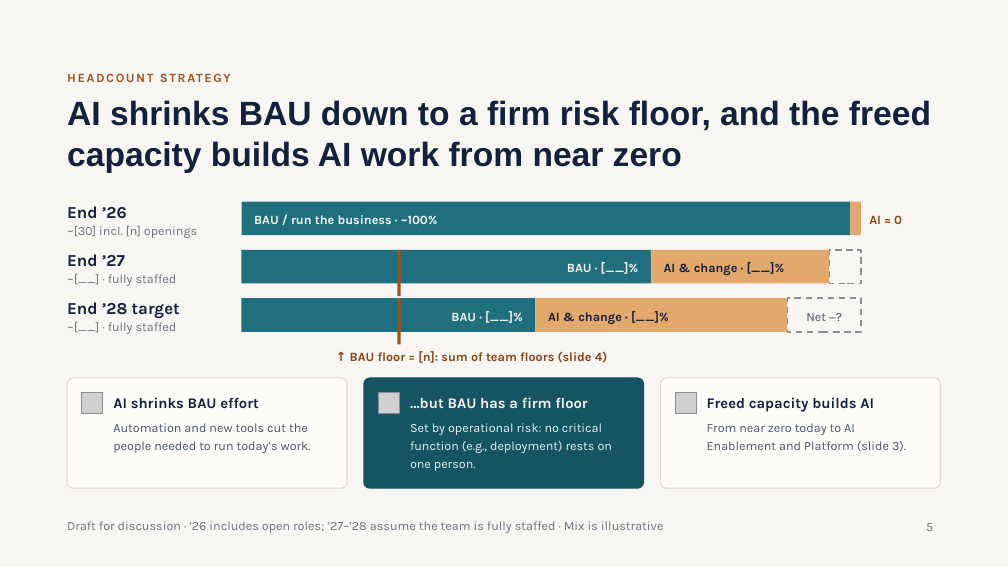
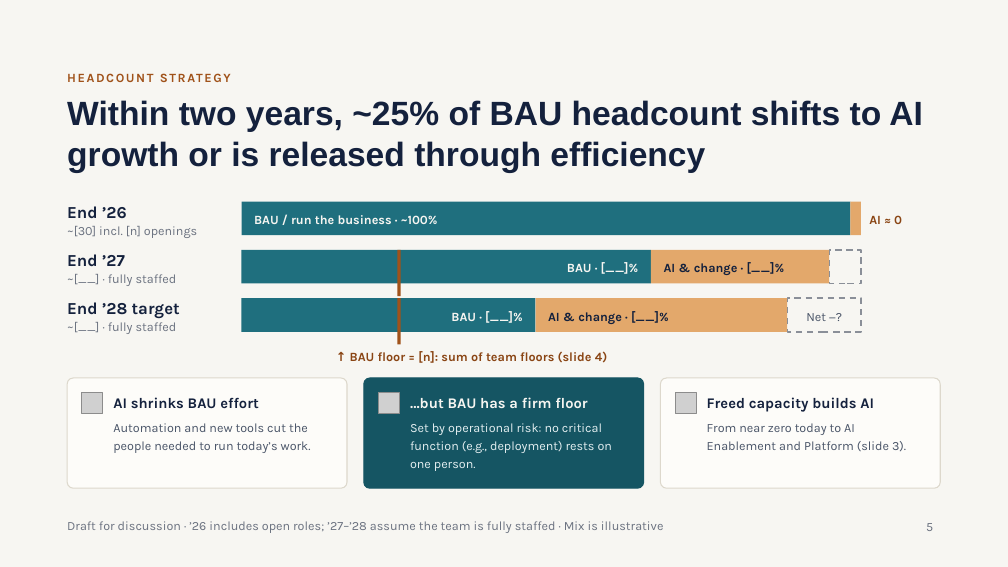
Before and after one commit to wwd1015/slide-template, a slide deck: slide 5 of MADE Team Strategy.pptx. Drawn at 1008x567 pixels with LibreOffice and Linux fonts; fonts in the diff are those of the drawing; grey boxes stand for pictures. Boxes give left, top, right and bottom in pixels: in the first picture for what was removed or moved away, otherwise in the second. Text is boxed around its words. In the diff, an @@ line names an element or a change of style, - is before the commit and + after.

```diff
--- a/MADE Team Strategy.pptx
+++ b/MADE Team Strategy.pptx
@@ title at [67,100,923,173]: text changed @@
-AI shrinks BAU down to a firm risk floor, and the freed capacity builds AI work from near zero
+Within two years, ~25% of BAU headcount shifts to AI growth or is released through efficiency
```
Also in this commit, not shown: 1 other slide changed.
